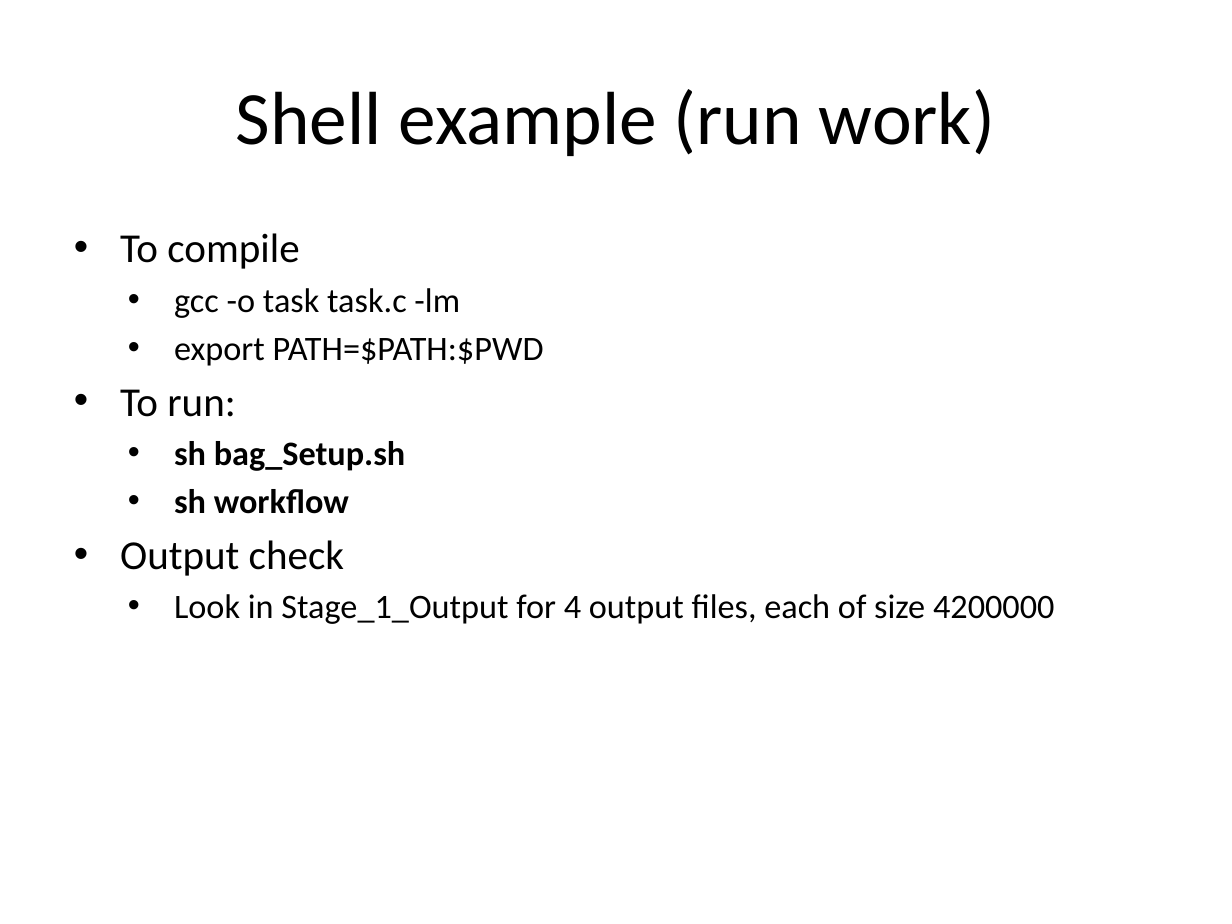
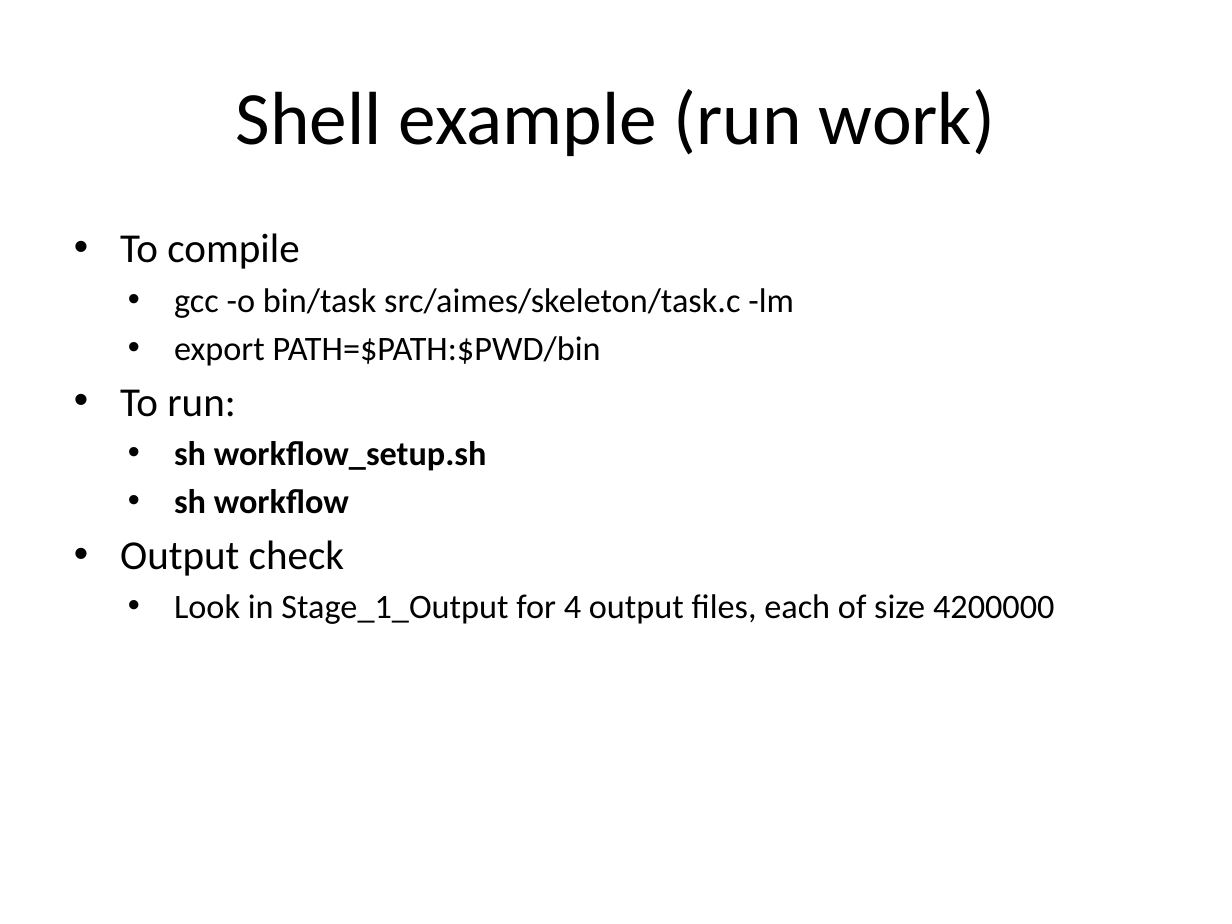
Before and after one commit to applicationskeleton/Skeleton, a slide deck: slide 7 of tutorial/skeleton-tutorial.pptx. Drawn at 1232x924 pixels with LibreOffice and Linux fonts; fonts in the diff are those of the drawing. Boxes give left, top, right and bottom in pixels: in the first picture for what was removed or moved away, otherwise in the second. Text is boxed around its words. In the diff, an @@ line names an element or a change of style, - is before the commit and + after.

```diff
--- a/tutorial/skeleton-tutorial.pptx
+++ b/tutorial/skeleton-tutorial.pptx
@@ text at bbox=[174, 288, 794, 366]: text changed @@
-    • gcc -o task task.c -lm
-    • export PATH=$PATH:$PWD
+    • gcc -o bin/task src/aimes/skeleton/task.c -lm
+    • export PATH=$PATH:$PWD/bin
@@ text at bbox=[174, 441, 487, 471]: text changed @@
-    • sh bag_Setup.sh
+    • sh workflow_setup.sh
```
Also in this commit, not shown: 14 other slides changed.
